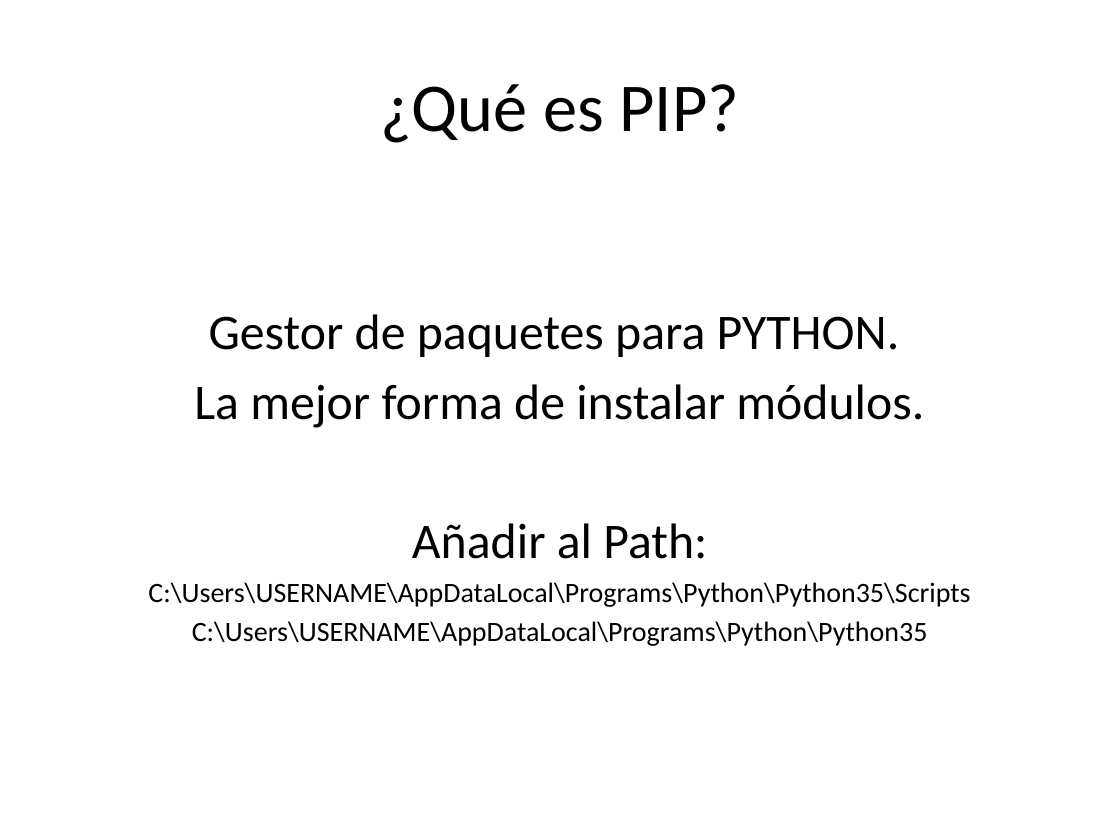
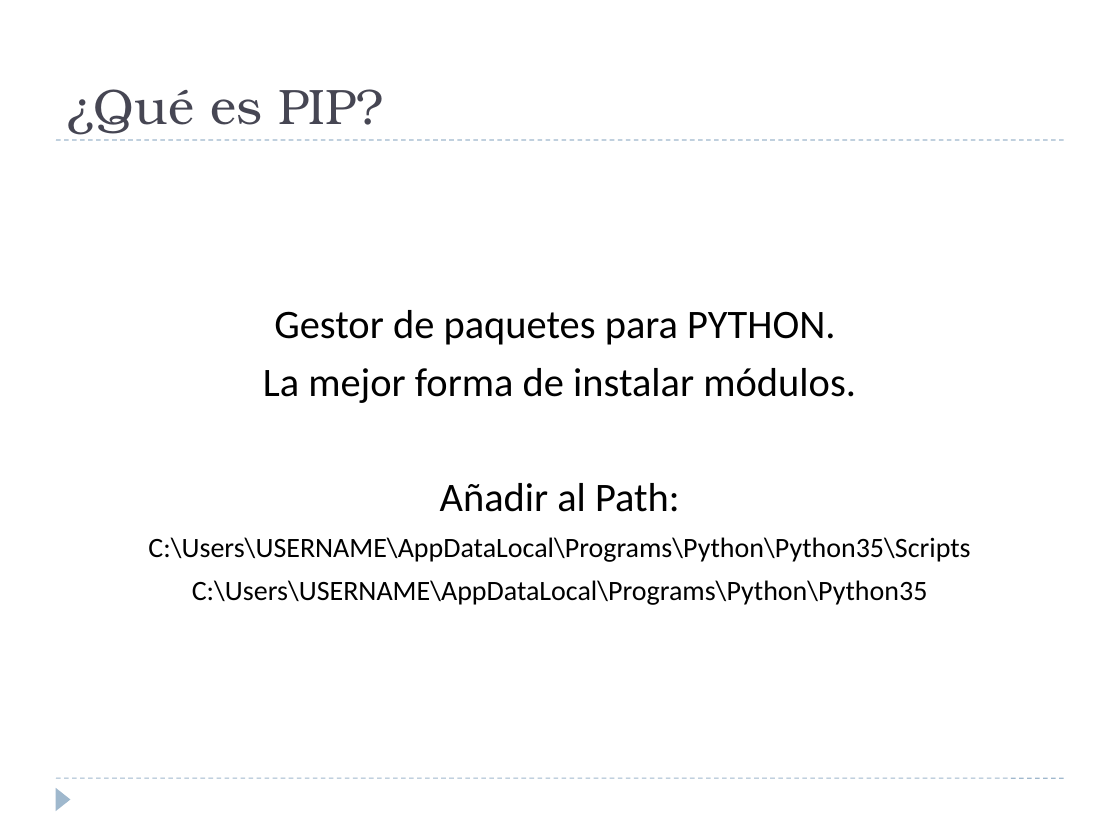
Before and after one commit to Kike-Ramirez/intro-py-td, a slide deck: slide 29 of docs/Python for TD Workshop - ROTOR.pptx. Drawn at 1120x840 pixels with LibreOffice and Linux fonts; fonts in the diff are those of the drawing. Boxes give left, top, right and bottom in pixels: in the first picture for what was removed or moved away, otherwise in the second. Text is boxed around its words. In the diff, an @@ line names an element or a change of style, - is before the commit and + after.

```diff
--- a/docs/Python for TD Workshop - ROTOR.pptx
+++ b/docs/Python for TD Workshop - ROTOR.pptx
@@ title "¿Qué es PIP?": place and size @@
-title "¿Qué es PIP?" at box(380, 84, 739, 143)
+title "¿Qué es PIP?" at box(67, 89, 384, 135)
@@ title "¿Qué es PIP?" at box(67, 89, 384, 135): size 44 to 32 pt, font Calibri to TeX Gyre Bonum, text colour #000000 to #464653; alignment centre to left; vertical alignment middle to bottom @@
@@ text "Gestor de paquetes para PYTHON." at box(148, 310, 970, 605): size 32 to 26 pt in "Gestor de paquetes para PYTHON.", "La mejor forma de instalar módulos.", "Añadir al Path:"; indent changed; more space between paragraphs @@
@@ line added from (56, 140) to (1064, 140), #9FB8CD 0.75 pt dashed @@
@@ line added from (56, 778) to (1064, 778), #9FB8CD 0.75 pt dashed @@
@@ triangle added at box(56, 787, 71, 811), fill #9FB8CD @@
```
Also in this commit, not shown: 27 other slides changed, 2 slides added, 2 slides removed, 11 other files.
